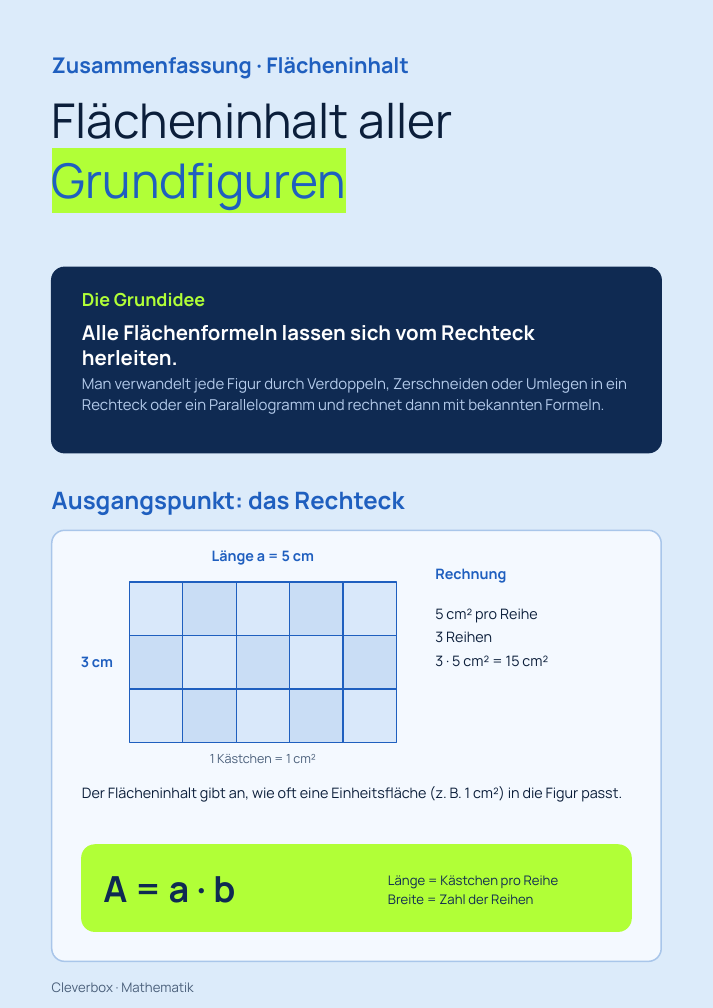
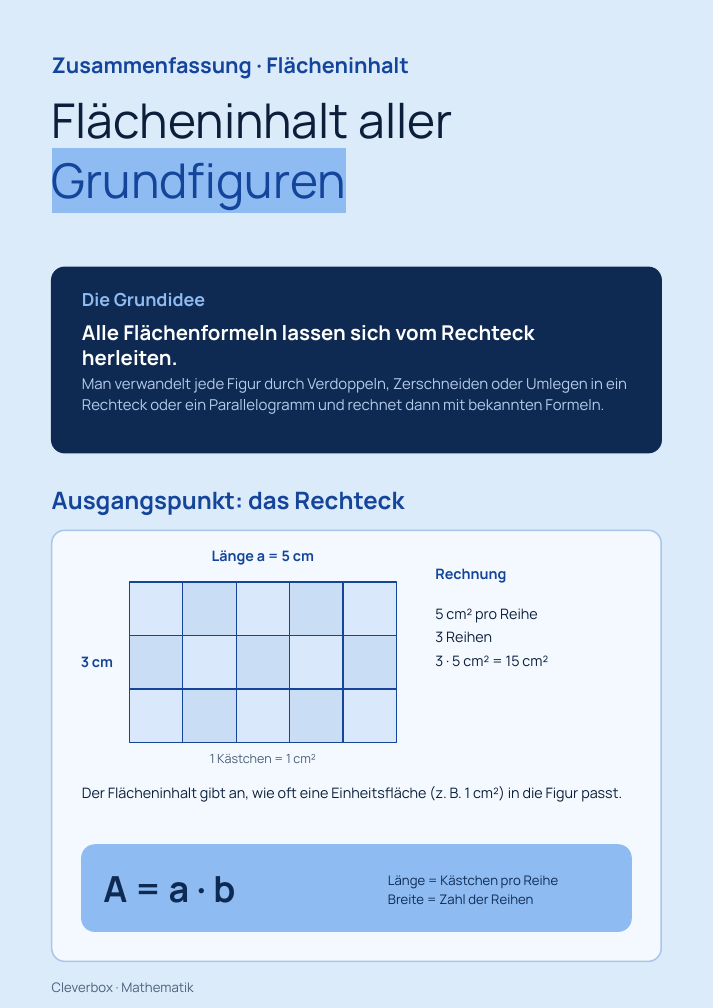
Before and after one commit to arminheske/claudecloud, a slide deck: slide 1 of videoslides/flaecheninhalt-zusammenfassung-a4.pptx. Drawn at 713x1008 pixels with LibreOffice and Linux fonts; fonts in the diff are those of the drawing. Boxes give left, top, right and bottom in pixels: in the first picture for what was removed or moved away, otherwise in the second. Text is boxed around its words. In the diff, an @@ line names an element or a change of style, - is before the commit and + after.

```diff
--- a/videoslides/flaecheninhalt-zusammenfassung-a4.pptx
+++ b/videoslides/flaecheninhalt-zusammenfassung-a4.pptx
@@ text "Flächeninhalt aller Grundfiguren" at <box>52,102,452,210</box>: text colour #1F5FBF to #14459A, highlight #B1FF37 to #8DBBF2 in "Grundfiguren" @@
@@ text "Die Grundidee" at <box>82,293,205,306</box>: text colour #B1FF37 to #8DBBF2 @@
@@ text colour #1F5FBF to #14459A in 5 elements at <box>52,57,408,79</box>, <box>52,491,404,515</box>, <box>212,550,314,565</box>, <box>81,656,113,667</box>, <box>435,568,506,583</box> @@
@@ outline #1F5FBF 1 pt to #14459A 1 pt in 15 elements at <box>129,582,183,635</box>, <box>183,582,236,635</box>, <box>236,582,290,635</box>, <box>290,582,343,635</box>, <box>343,582,397,635</box>, <box>129,635,183,689</box>, <box>183,635,236,689</box>, <box>236,635,290,689</box>, <box>290,635,343,689</box>, <box>343,635,397,689</box>, <box>129,689,183,742</box>, <box>183,689,236,742</box>, <box>236,689,290,742</box>, <box>290,689,343,742</box>, <box>343,689,397,742</box> @@
@@ rounded rectangle at <box>82,845,631,931</box>: fill #B1FF37 to #8DBBF2; outline #B1FF37 1.25 pt to #8DBBF2 1.25 pt @@
```
Also in this commit, not shown: 2 other slides changed.
